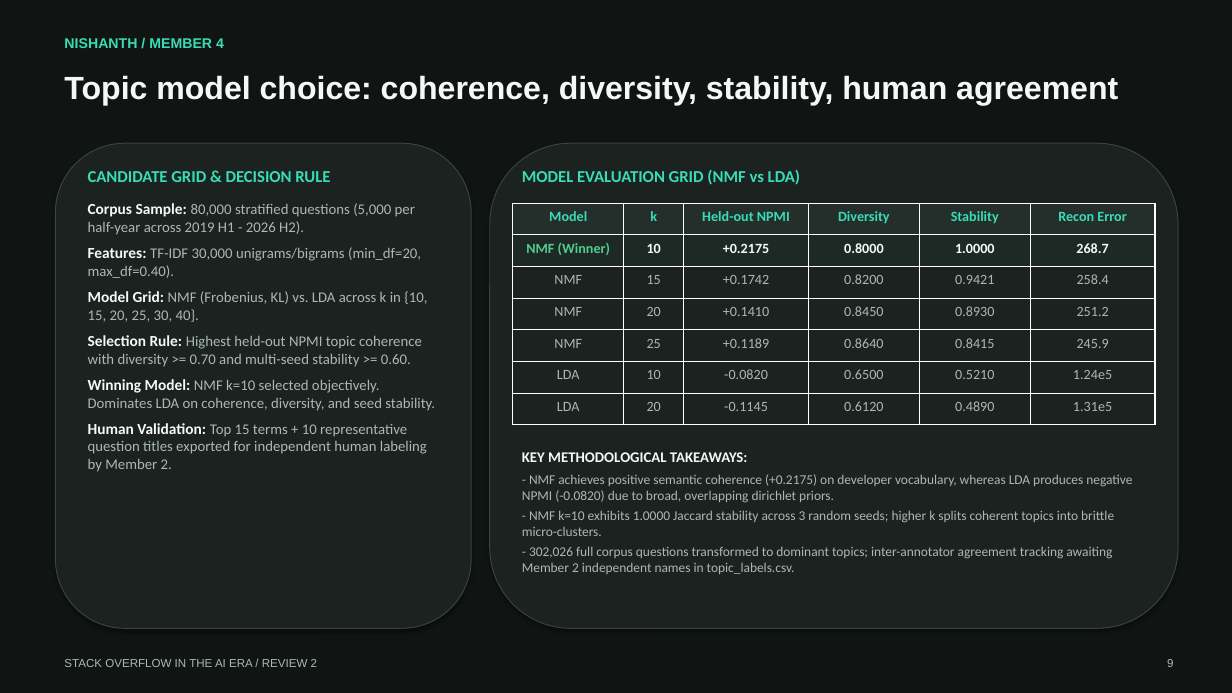
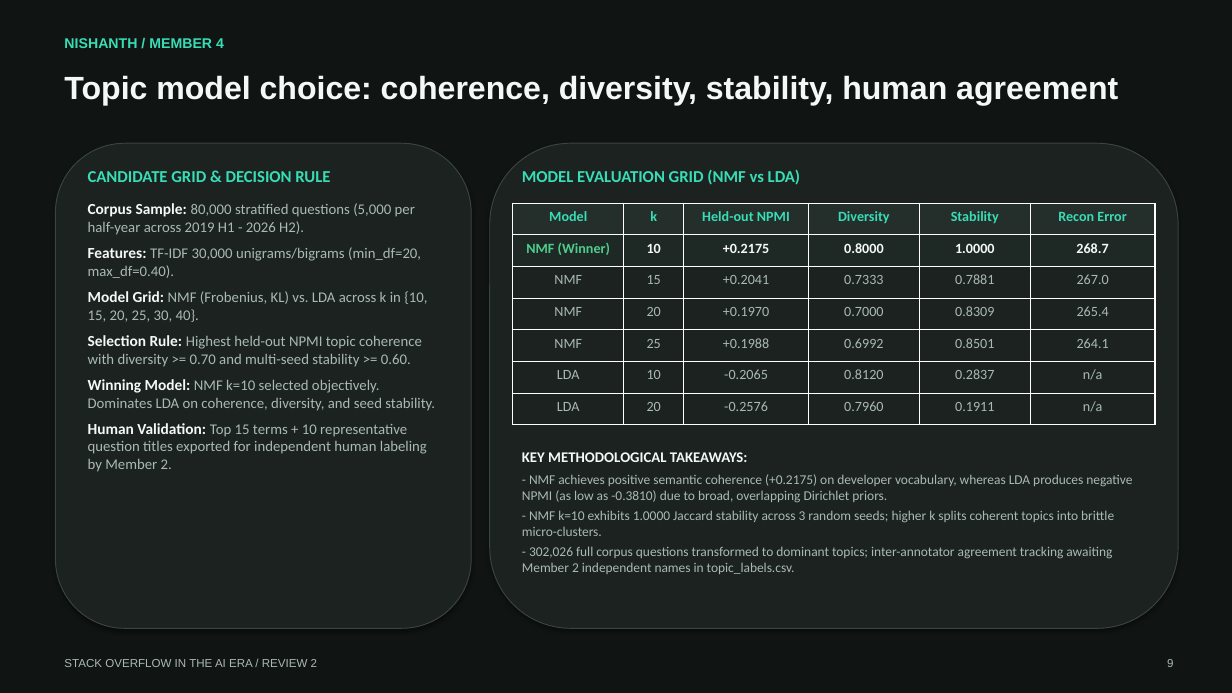
Before and after one commit to Abhinav-Gopalakrishnan/stackoverflow-ai-era, a slide deck: slide 1 of reports/review2/member4_review2_slides.pptx. Drawn at 1232x693 pixels with LibreOffice and Linux fonts; fonts in the diff are those of the drawing. Boxes give left, top, right and bottom in pixels: in the first picture for what was removed or moved away, otherwise in the second. Text is boxed around its words. In the diff, an @@ line names an element or a change of style, - is before the commit and + after.

```diff
--- a/reports/review2/member4_review2_slides.pptx
+++ b/reports/review2/member4_review2_slides.pptx
@@ table at (x1=513, y1=203, x2=1155, y2=425) @@
-row 3: NMF | 15 | +0.1742 | 0.8200 | 0.9421 | 258.4
+row 3: NMF | 15 | +0.2041 | 0.7333 | 0.7881 | 267.0
-row 4: NMF | 20 | +0.1410 | 0.8450 | 0.8930 | 251.2
+row 4: NMF | 20 | +0.1970 | 0.7000 | 0.8309 | 265.4
-row 5: NMF | 25 | +0.1189 | 0.8640 | 0.8415 | 245.9
+row 5: NMF | 25 | +0.1988 | 0.6992 | 0.8501 | 264.1
-row 6: LDA | 10 | -0.0820 | 0.6500 | 0.5210 | 1.24e5
+row 6: LDA | 10 | -0.2065 | 0.8120 | 0.2837 | n/a
-row 7: LDA | 20 | -0.1145 | 0.6120 | 0.4890 | 1.31e5
+row 7: LDA | 20 | -0.2576 | 0.7960 | 0.1911 | n/a
@@ text at (x1=522, y1=474, x2=1132, y2=502): text changed @@
-- NMF achieves positive semantic coherence (+0.2175) on developer vocabulary, whereas LDA produces negative NPMI (-0.0820) due to broad, overlapping dirichlet priors.
+- NMF achieves positive semantic coherence (+0.2175) on developer vocabulary, whereas LDA produces negative NPMI (as low as -0.3810) due to broad, overlapping Dirichlet priors.
```
Also in this commit, not shown: 1 other slide changed, 3 other files.
